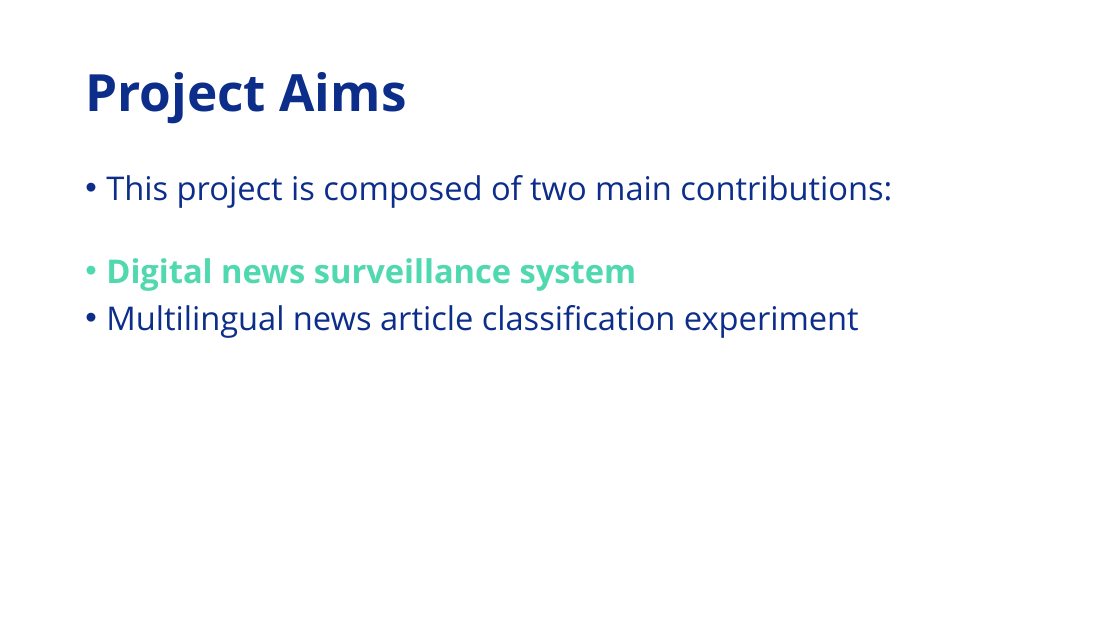
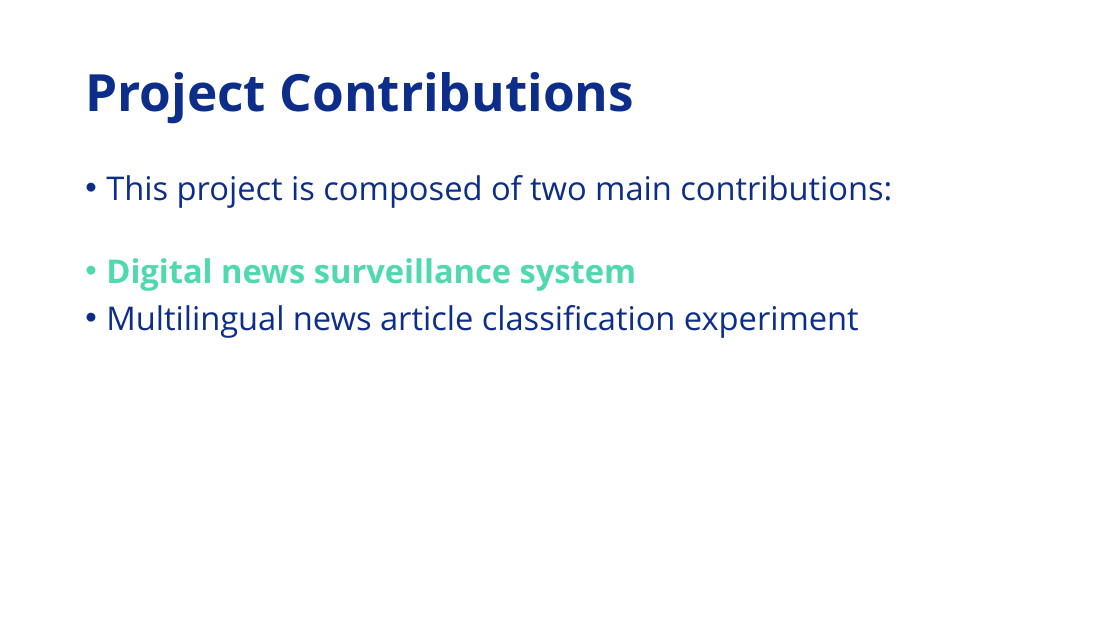
Before and after one commit to Adamanatite/nlp-global-news-monitor, a slide deck: slide 5 of research/Video Presentation D1.pptx. Drawn at 1120x630 pixels with LibreOffice and Linux fonts; fonts in the diff are those of the drawing. Boxes give left, top, right and bottom in pixels: in the first picture for what was removed or moved away, otherwise in the second. Text is boxed around its words. In the diff, an @@ line names an element or a change of style, - is before the commit and + after.

```diff
--- a/research/Video Presentation D1.pptx
+++ b/research/Video Presentation D1.pptx
@@ title at (85, 72, 635, 124): text changed @@
-Project Aims
+Project Contributions
```
Also in this commit, not shown: 8 other slides changed, 1 slide added, 5 other files.
